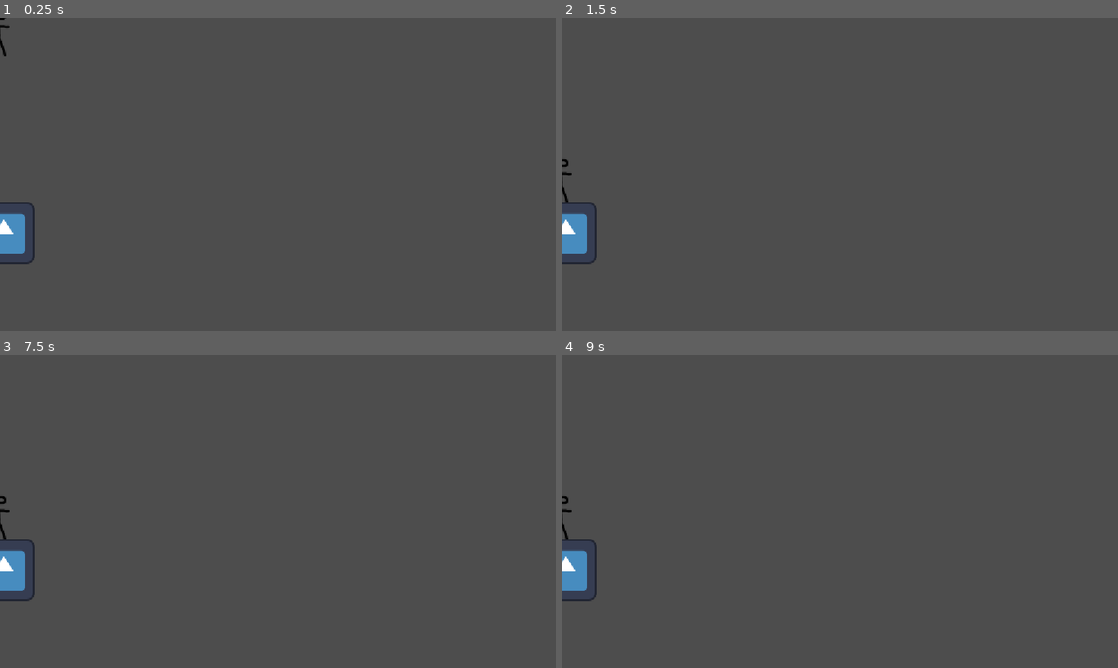
Above: before the commit, frames 1-4 (two rows, left to right).
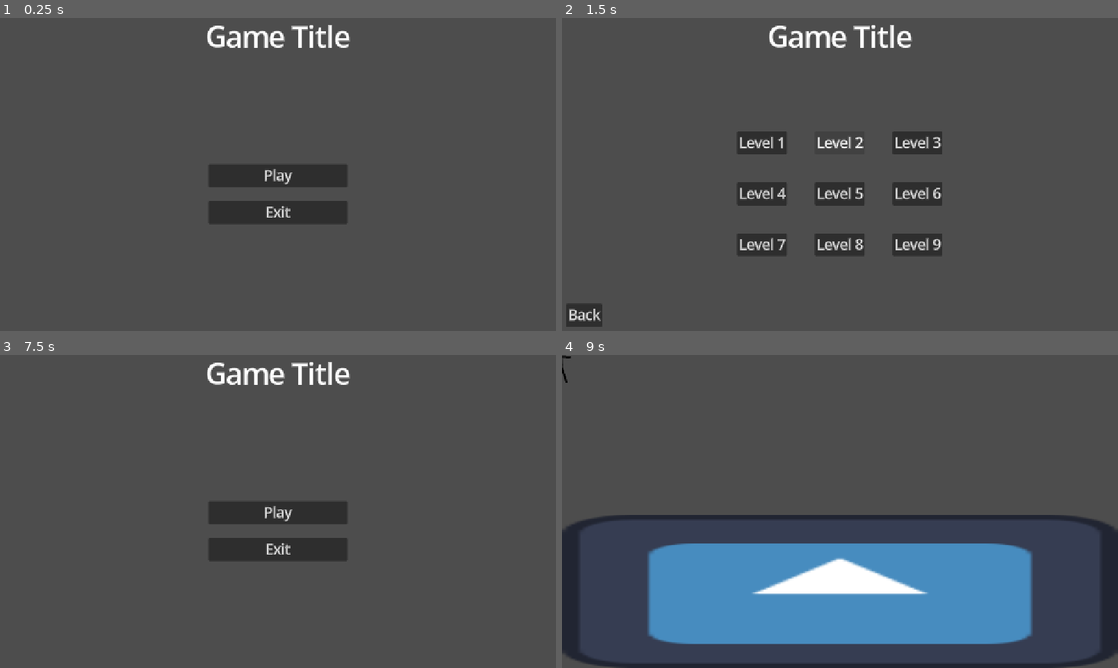
Above: after the commit, the same moments.

Repository: MalcolmSutcliffe/ggj-2026-algonquin-gcc
Game: Godot game, scene res://main.tscn
Two runs of this game, one before a commit and one after it. Both use one fixed random seed, a clock stepped at 60 frames per second and the inputs below. The engine's default icon, where the game draws it, is replaced by a stand-in: a white triangle on a blue panel in a dark square.
Inputs (mouse positions are in pixels of both pictures, inside the frame that each line leads up to):
- Up to frame 1 (0.25 s): no input
- Up to frame 2 (1.5 s): click (840, 174) at 0.5 s, where only the run after the commit has a clickable "Play"; click (840, 143) at 1.25 s, where only the run after the commit has a clickable "Level 2"
- Up to frame 3 (7.5 s): click (355, 480) at 2 s, where only the run after the commit has a clickable "Level 3"; click (200, 530) at 2.75 s, where only the run after the commit has a clickable "Level 4"; click (278, 530) at 3.5 s, where only the run after the commit has a clickable "Level 5"; click (355, 530) at 4.25 s, where only the run after the commit has a clickable "Level 6"; click (200, 580) at 5 s, where only the run after the commit has a clickable "Level 7"; click (278, 580) at 5.75 s, where only the run after the commit has a clickable "Level 8"; click (355, 580) at 6.5 s, where only the run after the commit has a clickable "Level 9"; click (22, 652) at 7.25 s, where only the run after the commit has a clickable "Back"
- Up to frame 4 (9 s): click (840, 511) at 8 s, where only the run after the commit has a clickable "Play"; click (762, 480) at 8.75 s, where only the run after the commit has a clickable "Level 1"

The runs differ from the first frame. In frame 1, 5.1% of the frame differs, in the area x 0-63%, y 0-79%; in frame 2, 7.0%; in frame 3, 5.1%; in frame 4, 29%, in the area x 0-100%, y 0-100%.

Commit message:
Main Menu & Level Select

Diff:
--- /dev/null
+++ b/ggj-2026-acgcc/level_select.gd
@@ -0,0 +1,21 @@
+extends Control
+
+var player: = preload("res://player.tscn")
+var level_1: = preload("res://levels/level_1.tscn")
+
+func _on_back_pressed() -> void:
+	$"../MainMenu".visible = true
+	visible = false
+
+func _on_1_pressed() -> void:
+	enter_level(level_1)
+
+func spawn_player() -> void:
+	var player_to_spawn = player.instantiate()
+	$"../..".add_child(player_to_spawn)
+
+func enter_level(level: Resource) -> void:
+	$"..".visible = false
+	var level_to_spawn = level.instantiate()
+	$"../..".add_child(level_to_spawn)
+	spawn_player()
--- /dev/null
+++ b/ggj-2026-acgcc/levels/level_1.tscn
@@ -0,0 +1,22 @@
+[gd_scene format=3 uid="uid://di3uh3a84fwg6"]
+
+[ext_resource type="Texture2D" uid="uid://bhhej1yi5xqft" path="res://icon.svg" id="1_vn7o3"]
+
+[sub_resource type="PhysicsMaterial" id="PhysicsMaterial_h2yge"]
+
+[sub_resource type="RectangleShape2D" id="RectangleShape2D_ig7tw"]
+size = Vector2(1280, 351.75)
+
+[node name="Level1" type="Node2D" unique_id=473524130]
+
+[node name="StaticBody2D" type="StaticBody2D" parent="." unique_id=1816324558]
+physics_material_override = SubResource("PhysicsMaterial_h2yge")
+
+[node name="CollisionShape2D" type="CollisionShape2D" parent="StaticBody2D" unique_id=369297733]
+position = Vector2(640, 544.125)
+shape = SubResource("RectangleShape2D_ig7tw")
+
+[node name="Sprite2D" type="Sprite2D" parent="StaticBody2D" unique_id=1366653550]
+position = Vector2(640, 544)
+scale = Vector2(10, 2.75)
+texture = ExtResource("1_vn7o3")
--- a/ggj-2026-acgcc/main.tscn
+++ b/ggj-2026-acgcc/main.tscn
@@ -1,26 +1,143 @@
 [gd_scene format=3 uid="uid://cyux5ygw42ol5"]
 
-[ext_resource type="PackedScene" uid="uid://gp0idvap58qe" path="res://player.tscn" id="1_ig7tw"]
-[ext_resource type="Texture2D" uid="uid://bhhej1yi5xqft" path="res://icon.svg" id="2_0xm2m"]
-
-[sub_resource type="PhysicsMaterial" id="PhysicsMaterial_h2yge"]
-
-[sub_resource type="RectangleShape2D" id="RectangleShape2D_ig7tw"]
-size = Vector2(1235, 351.5)
+[ext_resource type="Script" uid="uid://chsg25yg64jut" path="res://menu.gd" id="3_h2yge"]
+[ext_resource type="Script" uid="uid://clla0lrdopf5d" path="res://level_select.gd" id="4_1bvp3"]
 
 [node name="Main" type="Node" unique_id=1648551162]
 
-[node name="CharacterBody2D" parent="." unique_id=550786013 instance=ExtResource("1_ig7tw")]
+[node name="Menu" type="Control" parent="." unique_id=1210468457]
+layout_mode = 3
+anchors_preset = 0
+offset_right = 1280.0
+offset_bottom = 720.0
+script = ExtResource("3_h2yge")
 
-[node name="Level1" type="Node" parent="." unique_id=624768241]
+[node name="Label" type="Label" parent="Menu" unique_id=514078063]
+layout_mode = 0
+offset_right = 1280.0
+offset_bottom = 90.0
+theme_override_font_sizes/font_size = 64
+text = "Game Title"
+horizontal_alignment = 1
 
-[node name="StaticBody2D" type="StaticBody2D" parent="Level1" unique_id=1512085770]
-physics_material_override = SubResource("PhysicsMaterial_h2yge")
+[node name="MainMenu" type="Control" parent="Menu" unique_id=1833235980]
+anchors_preset = 0
+offset_right = 1280.0
+offset_bottom = 720.0
 
-[node name="CollisionShape2D" type="CollisionShape2D" parent="Level1/StaticBody2D" unique_id=1272559588]
-position = Vector2(566, 559)
-shape = SubResource("RectangleShape2D_ig7tw")
+[node name="VBoxContainer" type="VBoxContainer" parent="Menu/MainMenu" unique_id=724515500]
+layout_mode = 0
+offset_left = 480.0
+offset_top = 90.0
+offset_right = 800.0
+offset_bottom = 720.0
+theme_override_constants/separation = 32
+alignment = 1
 
-[node name="Sprite2D" type="Sprite2D" parent="Level1/StaticBody2D" unique_id=1941836346]
-position = Vector2(8, 445)
-texture = ExtResource("2_0xm2m")
+[node name="Play" type="Button" parent="Menu/MainMenu/VBoxContainer" unique_id=1767582173]
+layout_mode = 2
+theme_override_font_sizes/font_size = 32
+text = "Play"
+
+[node name="Options" type="Button" parent="Menu/MainMenu/VBoxContainer" unique_id=1698941399]
+visible = false
+layout_mode = 2
+theme_override_font_sizes/font_size = 32
+text = "Options"
+
+[node name="Exit" type="Button" parent="Menu/MainMenu/VBoxContainer" unique_id=1913476039]
+layout_mode = 2
+theme_override_font_sizes/font_size = 32
+text = "Exit
+"
+
+[node name="LevelSelect" type="Control" parent="Menu" unique_id=1710013221]
+visible = false
+anchors_preset = 0
+offset_right = 1280.0
+offset_bottom = 720.0
+script = ExtResource("4_1bvp3")
+
+[node name="HBoxContainer" type="VBoxContainer" parent="Menu/LevelSelect" unique_id=689066357]
+layout_mode = 0
+offset_top = 90.0
+offset_right = 1280.0
+offset_bottom = 720.0
+theme_override_constants/separation = 64
+alignment = 1
+
+[node name="VBoxContainer" type="HBoxContainer" parent="Menu/LevelSelect/HBoxContainer" unique_id=533752673]
+layout_mode = 2
+theme_override_constants/separation = 64
+alignment = 1
+
+[node name="1" type="Button" parent="Menu/LevelSelect/HBoxContainer/VBoxContainer" unique_id=917958996]
+layout_mode = 2
+theme_override_font_sizes/font_size = 32
+text = "Level 1"
+
+[node name="2" type="Button" parent="Menu/LevelSelect/HBoxContainer/VBoxContainer" unique_id=793164587]
+layout_mode = 2
+theme_override_font_sizes/font_size = 32
+text = "Level 2"
+
+[node name="3" type="Button" parent="Menu/LevelSelect/HBoxContainer/VBoxContainer" unique_id=1322278125]
+layout_mode = 2
+theme_override_font_sizes/font_size = 32
+text = "Level 3"
+
+[node name="VBoxContainer2" type="HBoxContainer" parent="Menu/LevelSelect/HBoxContainer" unique_id=156099871]
+layout_mode = 2
+theme_override_constants/separation = 64
+alignment = 1
+
+[node name="4" type="Button" parent="Menu/LevelSelect/HBoxContainer/VBoxContainer2" unique_id=626725144]
+layout_mode = 2
+theme_override_font_sizes/font_size = 32
+text = "Level 4"
+
+[node name="5" type="Button" parent="Menu/LevelSelect/HBoxContainer/VBoxContainer2" unique_id=153697743]
+layout_mode = 2
+theme_override_font_sizes/font_size = 32
+text = "Level 5"
+
+[node name="6" type="Button" parent="Menu/LevelSelect/HBoxContainer/VBoxContainer2" unique_id=2013235907]
+layout_mode = 2
+theme_override_font_sizes/font_size = 32
+text = "Level 6"
+
+[node name="VBoxContainer3" type="HBoxContainer" parent="Menu/LevelSelect/HBoxContainer" unique_id=227774325]
+layout_mode = 2
+theme_override_constants/separation = 64
+alignment = 1
+
+[node name="7" type="Button" parent="Menu/LevelSelect/HBoxContainer/VBoxContainer3" unique_id=835538748]
+layout_mode = 2
+theme_override_font_sizes/font_size = 32
+text = "Level 7"
+
+[node name="8" type="Button" parent="Menu/LevelSelect/HBoxContainer/VBoxContainer3" unique_id=1647076964]
+layout_mode = 2
+theme_override_font_sizes/font_size = 32
+text = "Level 8"
+
+[node name="9" type="Button" parent="Menu/LevelSelect/HBoxContainer/VBoxContainer3" unique_id=1228160391]
+layout_mode = 2
+theme_override_font_sizes/font_size = 32
+text = "Level 9"
+
+[node name="Back" type="Button" parent="Menu/LevelSelect" unique_id=1597729142]
+layout_mode = 0
+offset_left = 10.0
+offset_top = 657.0
+offset_right = 76.0
+offset_bottom = 710.0
+theme_override_font_sizes/font_size = 32
+text = "Back
+"
+
+[connection signal="pressed" from="Menu/MainMenu/VBoxContainer/Play" to="Menu" method="_on_play_pressed"]
+[connection signal="pressed" from="Menu/MainMenu/VBoxContainer/Options" to="Menu" method="_on_options_pressed"]
+[connection signal="pressed" from="Menu/MainMenu/VBoxContainer/Exit" to="Menu" method="_on_exit_pressed"]
+[connection signal="pressed" from="Menu/LevelSelect/HBoxContainer/VBoxContainer/1" to="Menu/LevelSelect" method="_on_1_pressed"]
+[connection signal="pressed" from="Menu/LevelSelect/Back" to="Menu/LevelSelect" method="_on_back_pressed"]
--- /dev/null
+++ b/ggj-2026-acgcc/menu.gd
@@ -0,0 +1,11 @@
+extends Control
+
+func _on_play_pressed() -> void:
+	$LevelSelect.visible = true
+	$MainMenu.visible = false
+
+func _on_options_pressed() -> void:
+	pass # Replace with function body.
+
+func _on_exit_pressed() -> void:
+	get_tree().quit()
--- a/ggj-2026-acgcc/project.godot
+++ b/ggj-2026-acgcc/project.godot
@@ -17,8 +17,16 @@
 
 [display]
 
+window/size/viewport_width=1280
+window/size/viewport_height=720
 window/stretch/mode="canvas_items"
 window/vsync/vsync_mode=0
+window/transparent_background=false
+
+[gui]
+
+theme/default_font_multichannel_signed_distance_field=true
+theme/default_font_generate_mipmaps=true
 
 [input]
 
@@ -35,6 +43,7 @@
 jump={
 "deadzone": 0.2,
 "events": [Object(InputEventKey,"resource_local_to_scene":false,"resource_name":"","device":-1,"window_id":0,"alt_press …(192 unchanged characters)…
+, Object(InputEventKey,"resource_local_to_scene":false,"resource_name":"","device":-1,"window_id":0,"alt_pressed":false,"shift_pressed":false,"ctrl_pressed":false,"meta_pressed":false,"pressed":false,"keycode":0,"physical_keycode":32,"key_label":0,"unicode":32,"location":0,"echo":false,"script":null)
 ]
 }
 
Not shown, added: ggj-2026-acgcc/level_select.gd.uid
Not shown, added: ggj-2026-acgcc/menu.gd.uid
